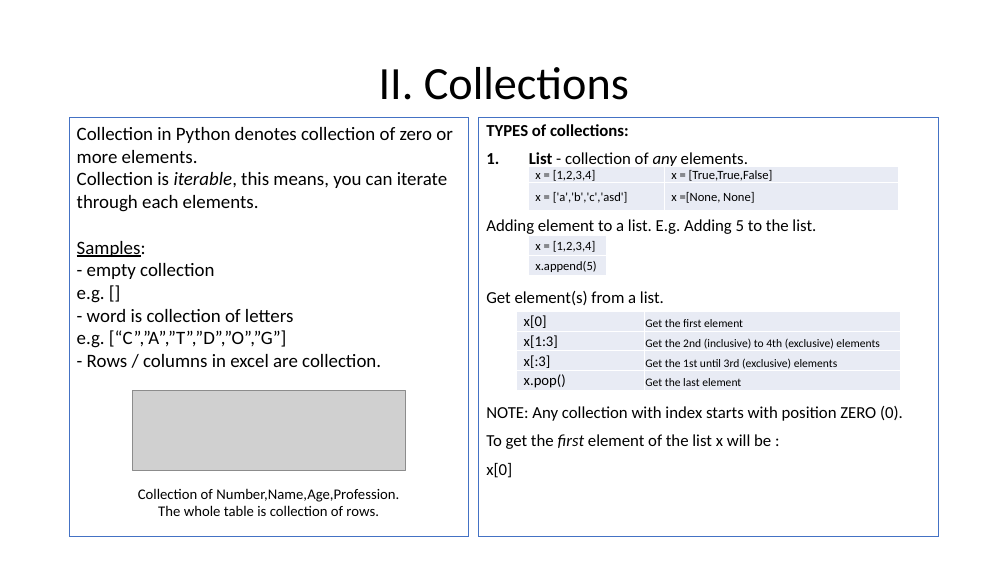
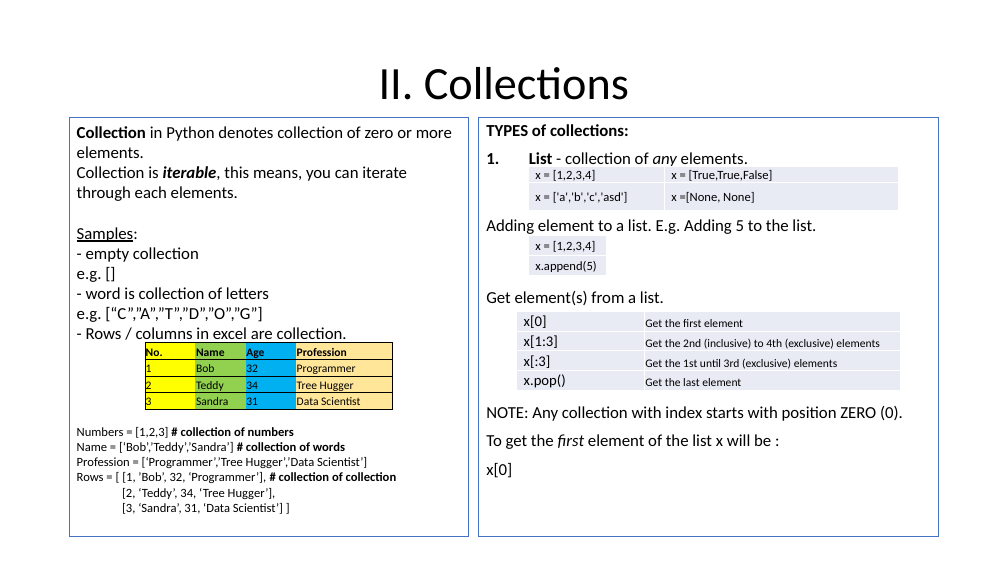
Before and after one commit to henrywma/foConnect, a slide deck: slide 5 of Python guide.pptx (slide 6 before the commit). Drawn at 1008x567 pixels with LibreOffice and Linux fonts; fonts in the diff are those of the drawing; grey boxes stand for pictures. Boxes give left, top, right and bottom in pixels: in the first picture for what was removed or moved away, otherwise in the second. Text is boxed around its words. In the diff, an @@ line names an element or a change of style, - is before the commit and + after.

```diff
--- a/Python guide.pptx
+++ b/Python guide.pptx
@@ text in rectangle at (x1=77, y1=126, x2=452, y2=344): size 18 to 16 pt in "Collection in Python denotes collection of zero ...", "Collection is iterable, this means, you can ...", "Samples:", "- empty collection" and 4 more places; bold on in "Collection", "iterable," @@
@@ table added at (x1=145, y1=343, x2=394, y2=410), 4 rows, 4 columns @@
+No. | Name | Age | Profession
+1 | Bob | 32 | Programmer
+2 | Teddy | 34 | Tree Hugger
+3 | Sandra | 31 | Data Scientist
@@ picture removed at (x1=132, y1=390, x2=405, y2=470) @@
@@ text in rectangle at (x1=77, y1=427, x2=397, y2=514): text changed; size 14 to 12 pt @@
-Collection of Number,Name,Age,Profession.
-The whole table is collection of rows.
+Numbers = [1,2,3] # collection of numbers
+Name = [‘Bob’,’Teddy’,’Sandra’] # collection of words
+Profession = [‘Programmer’,’Tree Hugger’,’Data Scientist’]
+Rows = [ [1, ’Bob’, 32, ‘Programmer’], # collection of collection
+[2, ‘Teddy’, 34, ‘Tree Hugger’],
+[3, ‘Sandra’, 31, ‘Data Scientist’] ]
```
Also in this commit, not shown: 11 other slides changed.
